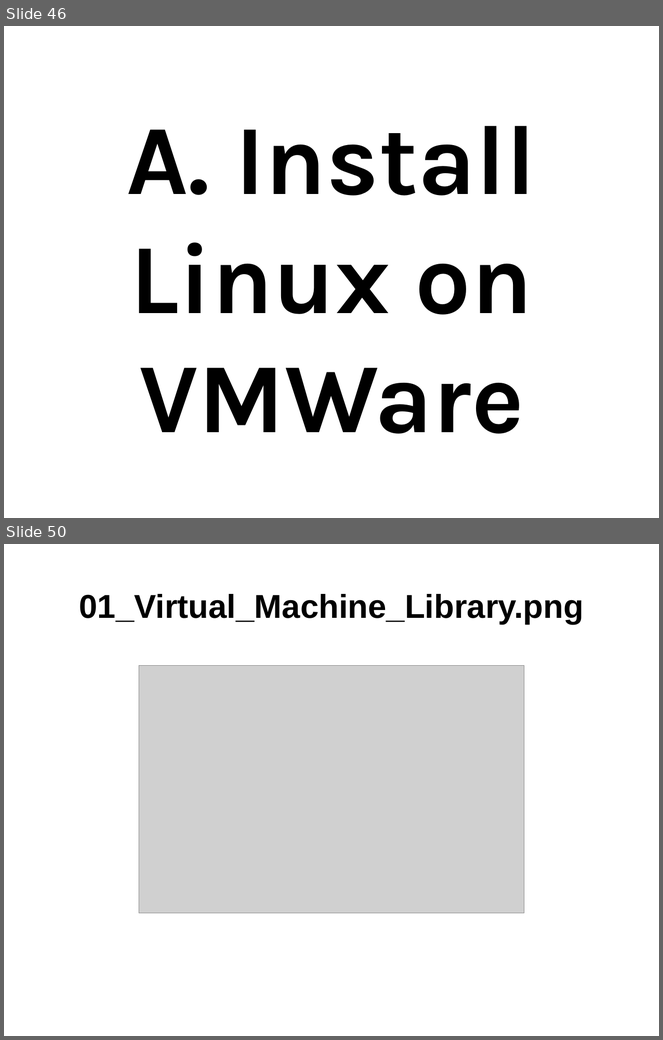
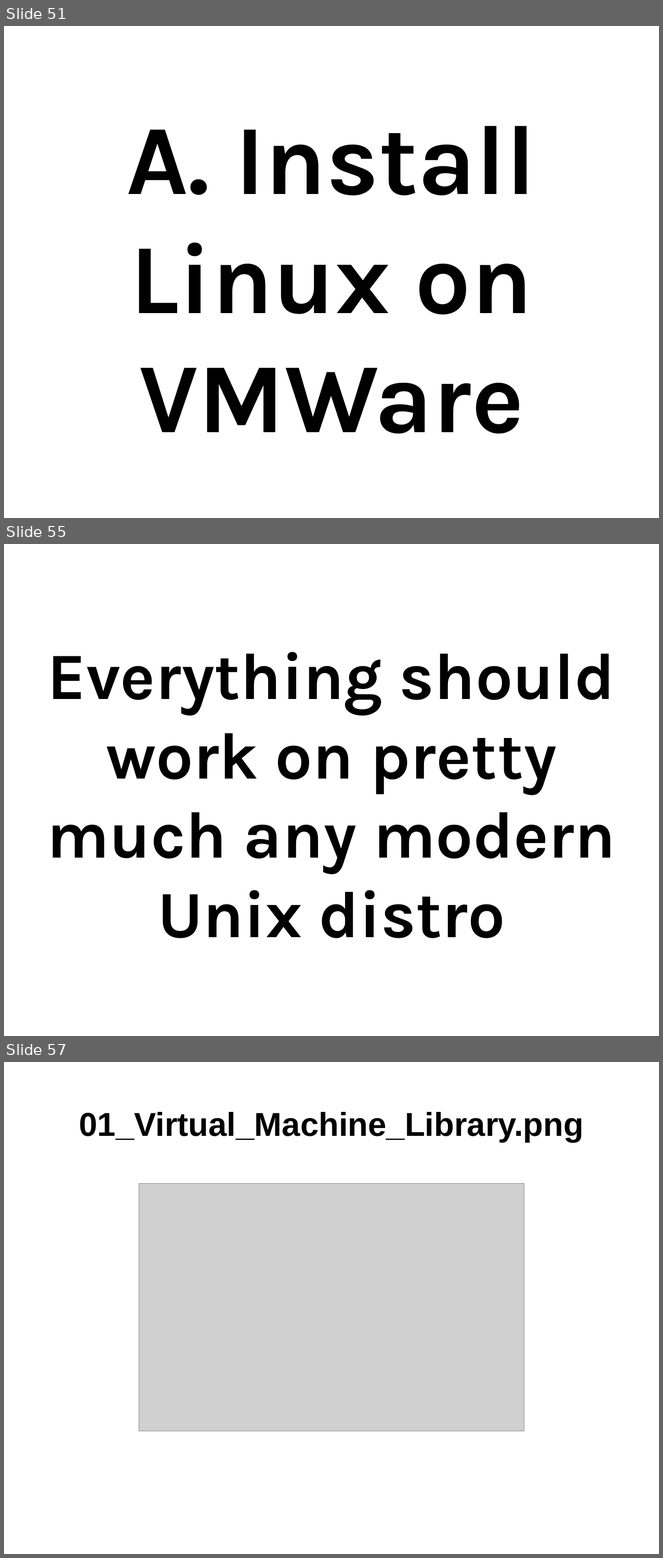
Before and after one commit to thewoolleyman/ci_for_the_rails_guy_or_gal, a slide deck: presentation/ci_for_the_web_2.0_guy_or_gal.odp. Shown one above the other, each under a label of ours: slides 46 and 50 before the commit, slides 51, 55 and 57 after it; the slides between them are not shown. The pictures are 663x1040 and 663x1558 pixels, drawn with LibreOffice and Linux fonts; fonts in the diff are those of the drawing; grey boxes stand for pictures. Boxes give left, top, right and bottom in pixels: in the first picture for what was removed or moved away, otherwise in the second. Text is boxed around its words. In the diff, an @@ line names an element or a change of style, - is before the commit and + after.

```diff
--- a/presentation/ci_for_the_web_2.0_guy_or_gal.odp
+++ b/presentation/ci_for_the_web_2.0_guy_or_gal.odp
@@ slide 55 added at (4,544,659,1036), background #FFFFFF @@
@@ title added at (47,652,616,938), 80 pt, text #000000, bold @@
+Everything should work on pretty much any modern Unix distro
@@ what was slide 46 is now slide 51 @@
@@ what was slide 50 is now slide 57 @@
```
Also in this commit, not shown: 26 slides changed, 8 other slides added, 2 slides removed.
